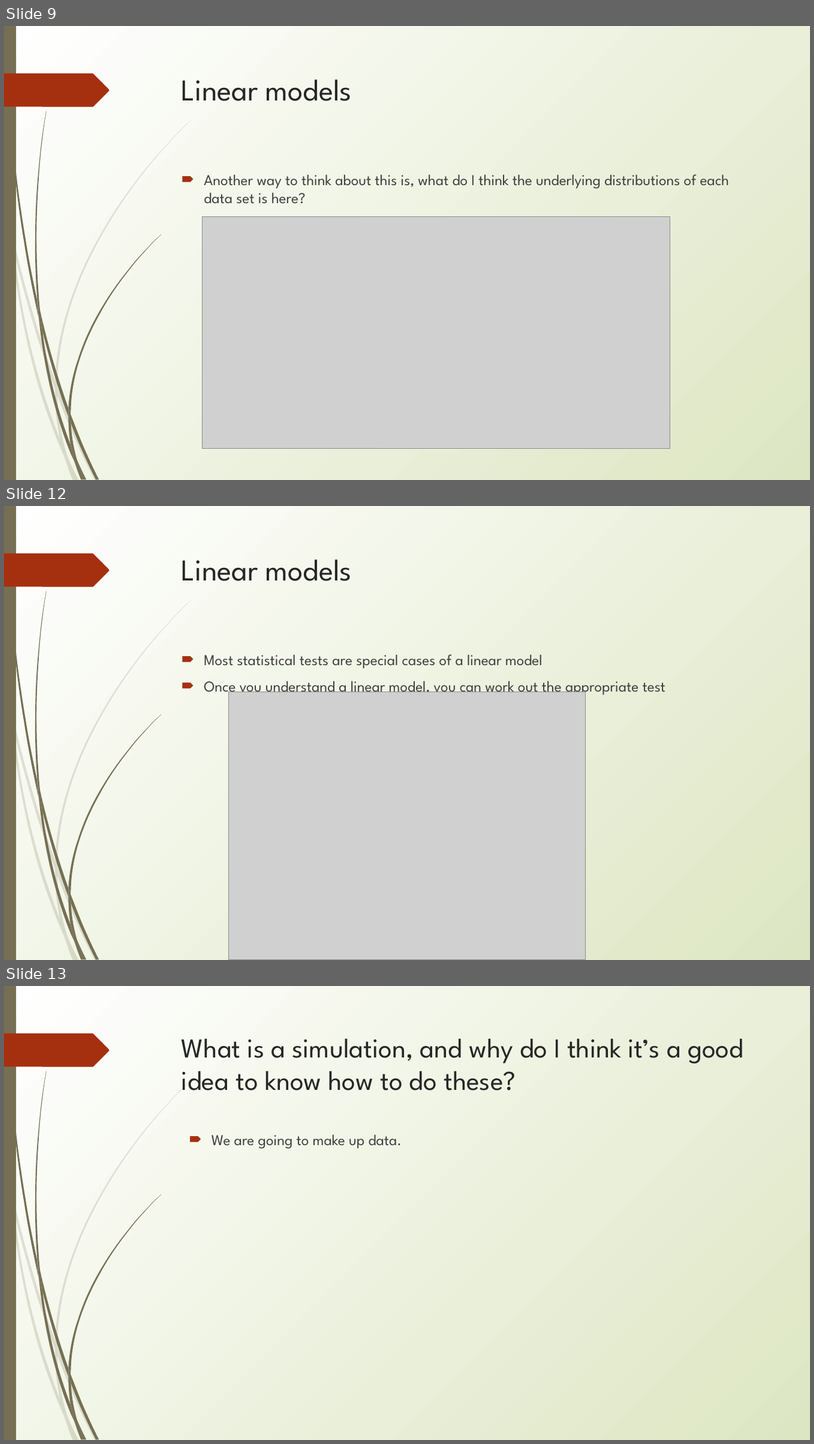
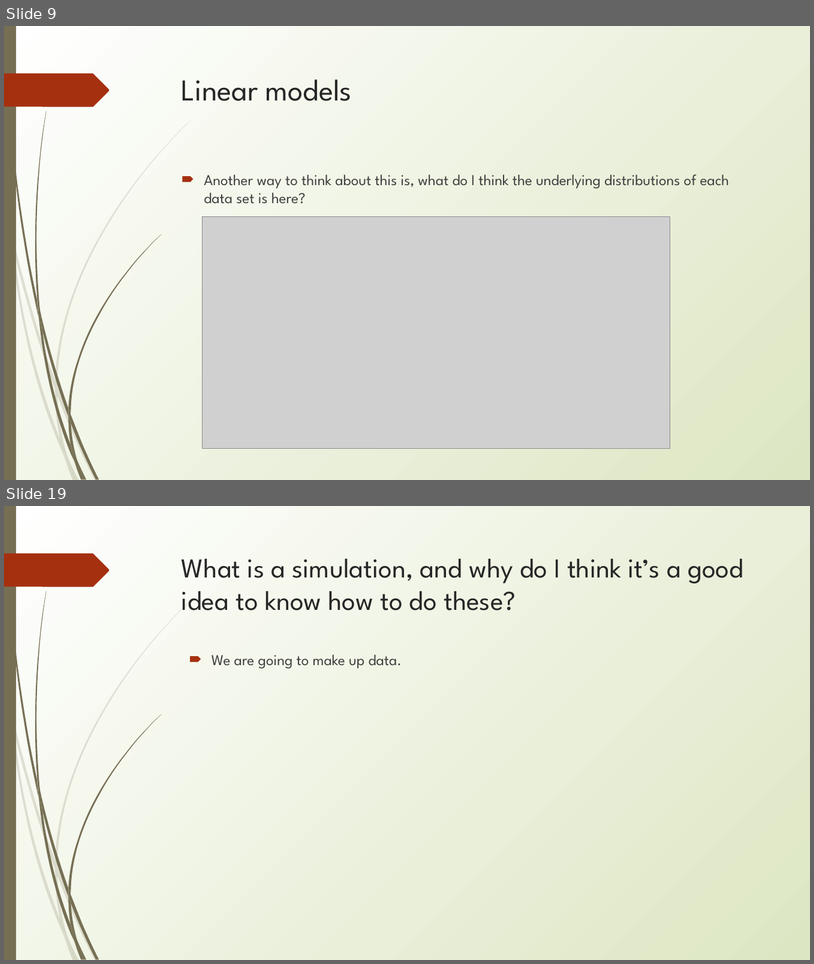
Before and after one commit to erynmcfarlane/GraduateStatsClass, a slide deck: Lecture1 _v2.pptx. Shown one above the other, each under a label of ours: slides 9, 12 and 13 before the commit, slides 9 and 19 after it; the slides between them are not shown. The pictures are 814x1444 and 814x964 pixels, drawn with LibreOffice and Linux fonts; fonts in the diff are those of the drawing; grey boxes stand for pictures. Boxes give left, top, right and bottom in pixels: in the first picture for what was removed or moved away, otherwise in the second. Text is boxed around its words. In the diff, an @@ line names an element or a change of style, - is before the commit and + after.

```diff
--- a/Lecture1 _v2.pptx
+++ b/Lecture1 _v2.pptx
@@ slide 12 removed at [4,506,810,960], background gradient #FFFFFF to #DDE6C3; not listed: 24 template elements that a slide beside it also shows @@
@@ title removed at [182,559,352,581] @@
-Linear models
@@ text removed at [204,654,666,697] @@
-🠶 Most statistical tests are special cases of a linear model
-🠶 Once you understand a linear model, you can work out the appropriate test
@@ picture removed at [228,692,586,960] @@
@@ what was slide 13 is now slide 19 @@
```
Also in this commit, not shown: 2 slides changed, 8 slides added, 1 other slide removed, 1 other file.
